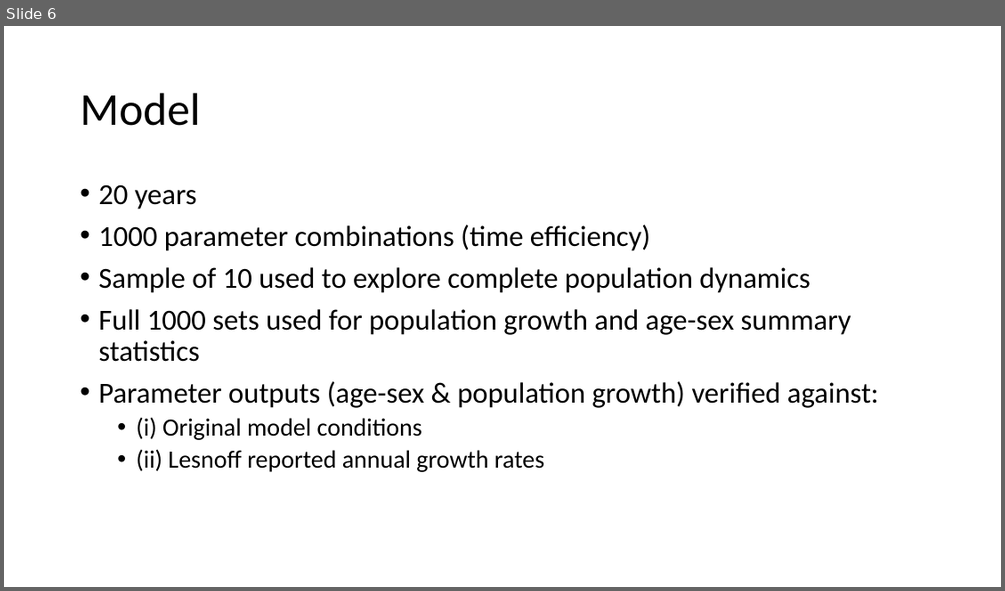
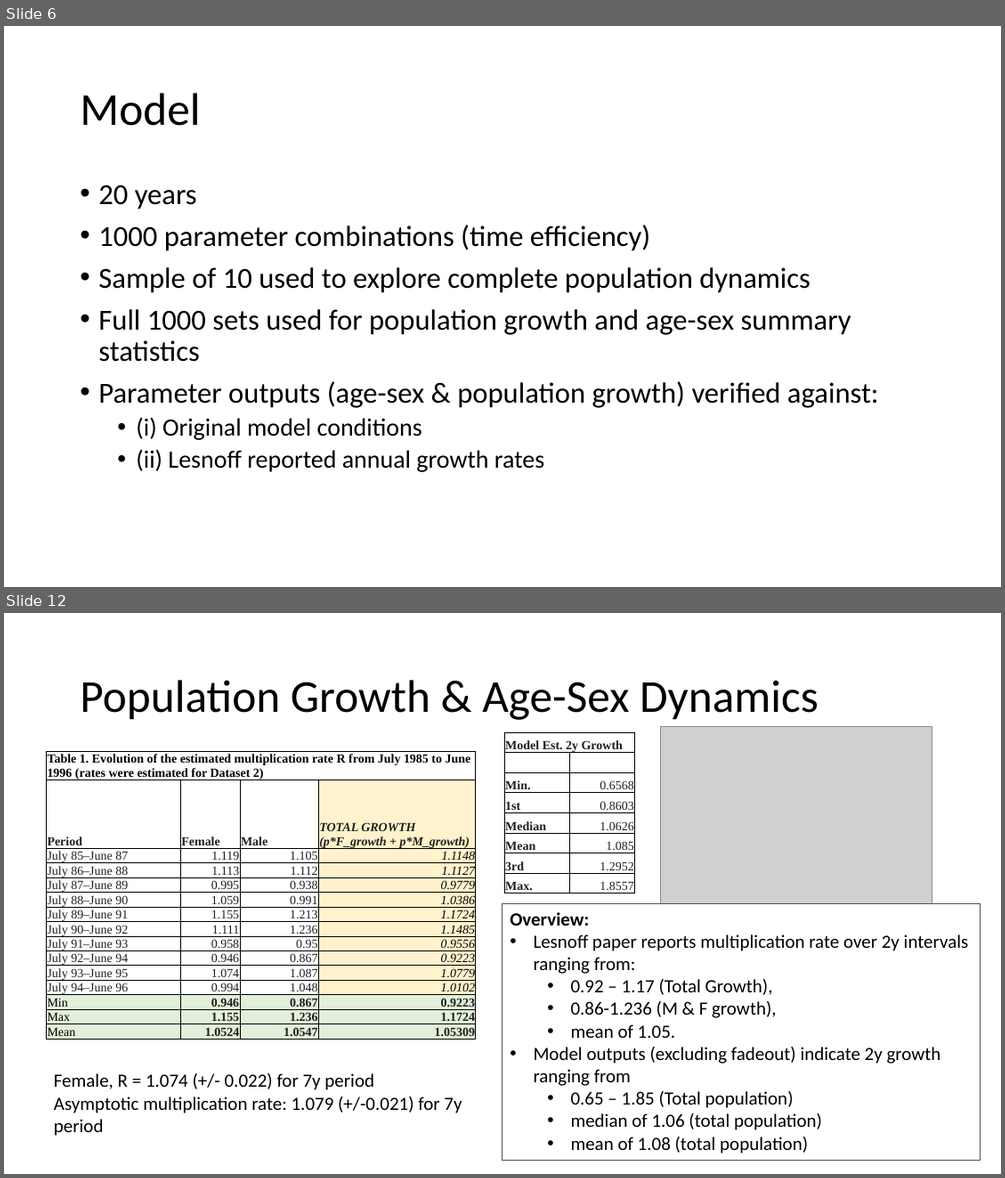
Before and after one commit to BethSavagar/demographic_model_1, a slide deck: presentations/profile-validation/lesnoff.pptx. Shown one above the other, each under a label of ours: slide 6 before the commit, slides 6 and 12 after it; the slides between them are not shown. The pictures are 1005x591 and 1005x1178 pixels, drawn with LibreOffice and Linux fonts; fonts in the diff are those of the drawing; grey boxes stand for pictures. Boxes give left, top, right and bottom in pixels: in the first picture for what was removed or moved away, otherwise in the second. Text is boxed around its words. In the diff, an @@ line names an element or a change of style, - is before the commit and + after.

Commit message:
updating lesnoff data chekcing plots

```diff
--- a/presentations/profile-validation/lesnoff.pptx
+++ b/presentations/profile-validation/lesnoff.pptx
@@ slide 12 added at (4,613,1001,1174), background #FFFFFF @@
@@ title added at (80,680,818,720), 44 pt, text #000000 @@
+Population Growth & Age-Sex Dynamics
@@ table added at (504,732,634,893), 8 rows, 2 columns @@
+Model Est. 2y Growth | 
+ | 
+Min. | 0.6568
+1st | 0.8603
+Median | 1.0626
+Mean | 1.085
+3rd | 1.2952
+Max. | 1.8557
@@ picture added at (661,727,933,903) @@
@@ table added at (47,751,476,1055), 15 rows, 4 columns @@
+Table 1. Evolution of the estimated multiplication rate R from July 1985 to June 1996 (rates were estimated for Dataset 2) |  |  | 
+Period | Female | Male | TOTAL GROWTH (p*F_growth + p*M_growth)
+July 85–June 87 | 1.119 | 1.105 | 1.1148
+July 86–June 88 | 1.113 | 1.112 | 1.1127
+July 87–June 89 | 0.995 | 0.938 | 0.9779
+July 88–June 90 | 1.059 | 0.991 | 1.0386
+July 89–June 91 | 1.155 | 1.213 | 1.1724
+July 90–June 92 | 1.111 | 1.236 | 1.1485
+July 91–June 93 | 0.958 | 0.95 | 0.9556
+July 92–June 94 | 0.946 | 0.867 | 0.9223
+July 93–June 95 | 1.074 | 1.087 | 1.0779
+July 94–June 96 | 0.994 | 1.048 | 1.0102
+Min | 0.946 | 0.867 | 0.9223
+Max | 1.155 | 1.236 | 1.1724
+Mean | 1.0524 | 1.0547 | 1.05309
@@ rectangle added at (502,903,980,1159), outline #44546A 0.75 pt, 18 pt, text #000000 @@
+Overview:
+• Lesnoff paper reports multiplication rate over 2y intervals ranging from:
+  • 0.92 – 1.17 (Total Growth),
+  • 0.86-1.236 (M & F growth),
+  • mean of 1.05.
+• Model outputs (excluding fadeout) indicate 2y growth ranging from
+  • 0.65 – 1.85 (Total population)
+  • median of 1.06 (total population)
+  • mean of 1.08 (total population)
@@ text added at (54,1073,461,1135), 18 pt, text #000000 @@
+Female, R = 1.074 (+/- 0.022) for 7y period
+Asymptotic multiplication rate: 1.079 (+/-0.021) for 7y period
```
Also in this commit, not shown: 5 other slides added, 1 other file.
